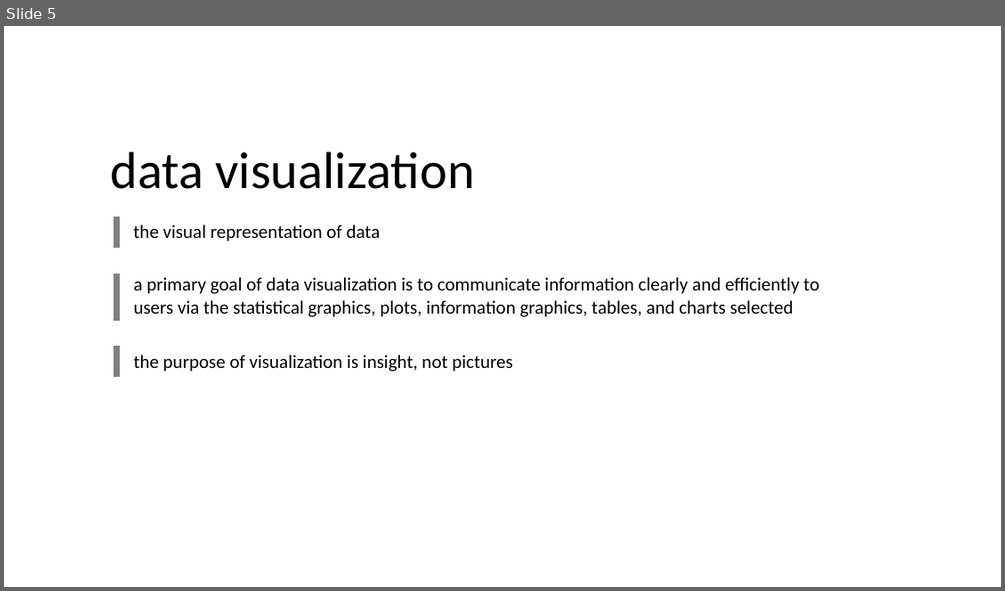
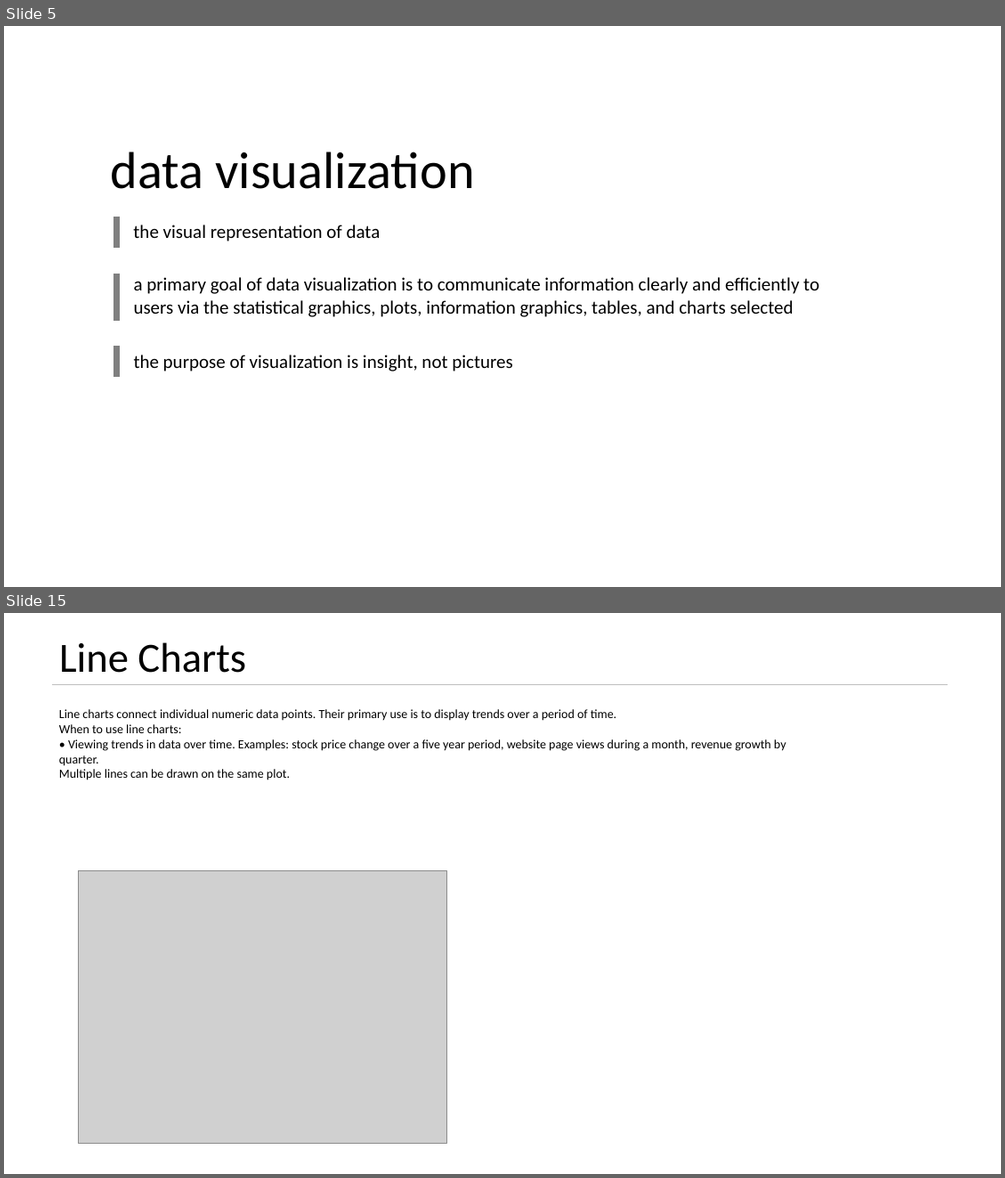
Before and after one commit to kushkul/Intro-to-Analytics, a slide deck: Visualization/Lesson 8 Visualization 1.pptx. Shown one above the other, each under a label of ours: slide 5 before the commit, slides 5 and 15 after it; the slides between them are not shown. The pictures are 1005x591 and 1005x1178 pixels, drawn with LibreOffice and Linux fonts; fonts in the diff are those of the drawing; grey boxes stand for pictures. Boxes give left, top, right and bottom in pixels: in the first picture for what was removed or moved away, otherwise in the second. Text is boxed around its words. In the diff, an @@ line names an element or a change of style, - is before the commit and + after.

Commit message:
Add bar chart details

```diff
--- a/Visualization/Lesson 8 Visualization 1.pptx
+++ b/Visualization/Lesson 8 Visualization 1.pptx
@@ slide 15 added at <box>4,613,1001,1174</box>, background #FFFFFF @@
@@ title added at <box>59,642,246,673</box>, 40 pt, text #000000 @@
+Line Charts
@@ line added from (52, 685) to (947, 685), #BFBFBF 0.5 pt @@
@@ text added at <box>59,709,786,780</box>, 12 pt, text #000000 @@
+Line charts connect individual numeric data points. Their primary use is to display trends over a period of time.
+When to use line charts:
+• Viewing trends in data over time. Examples: stock price change over a five year period, website page views during a month, revenue growth by quarter.
+Multiple lines can be drawn on the same plot.
@@ picture added at <box>78,871,446,1143</box> @@
```
Also in this commit, not shown: 1 slide changed, 15 other slides added.
